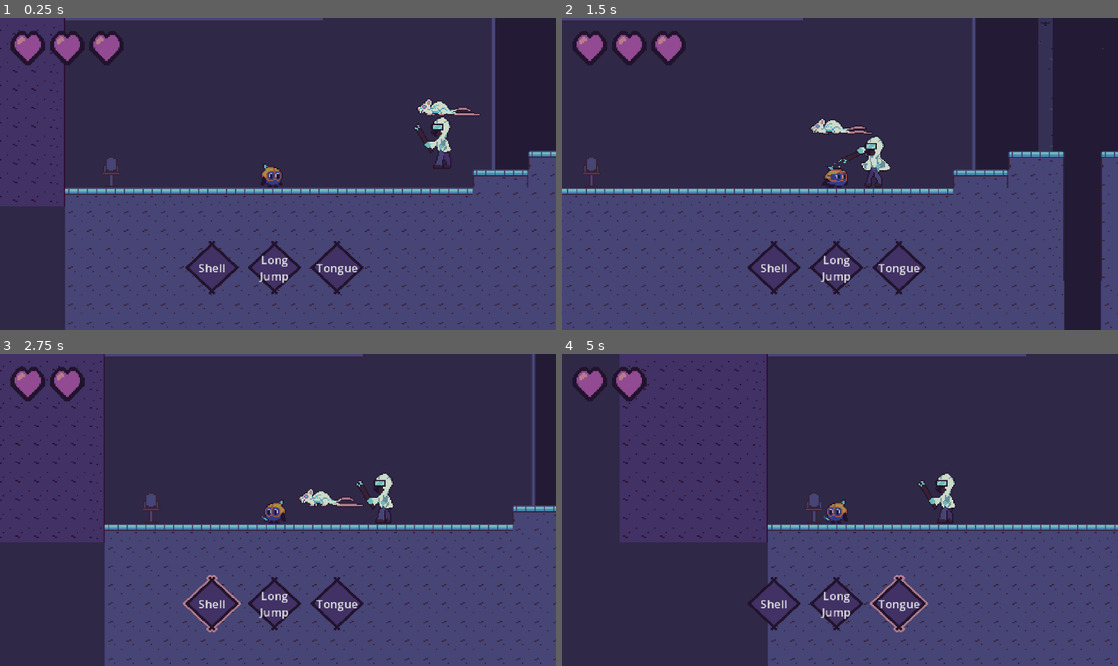
Above: before the commit, frames 1-4 (two rows, left to right).
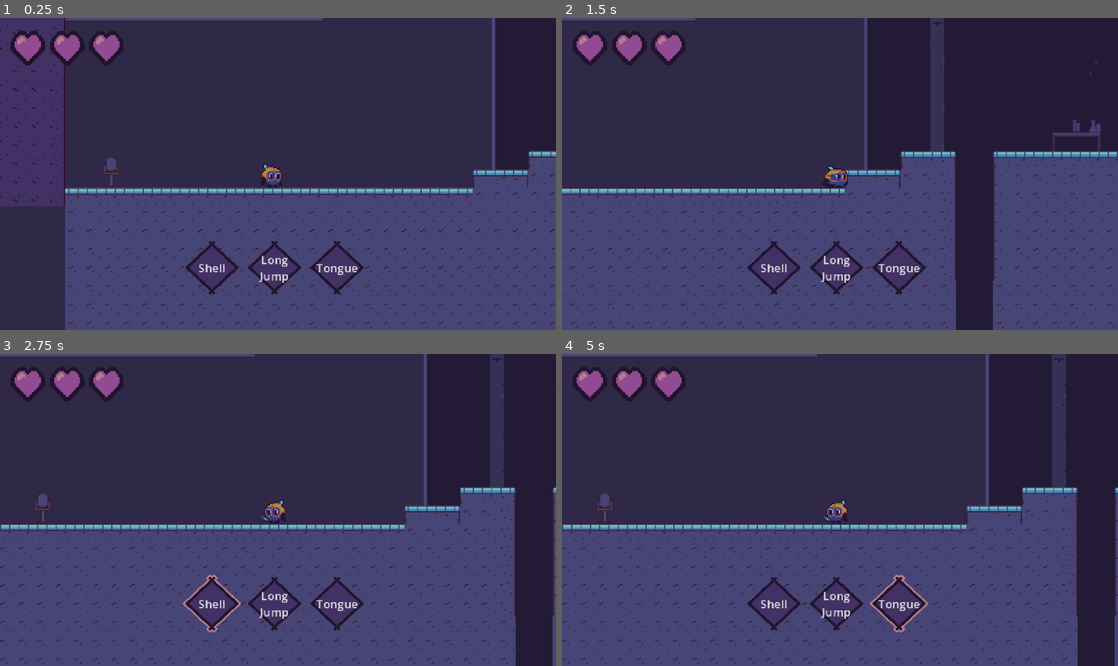
Above: after the commit, the same moments.

Repository: crystie-021/mutation-2.0
Game: Godot game, scene res://scenes/level.tscn
The game is run twice, just before and just after one commit, with the same random seed, the same clock (stepped at 60 frames per second) and the same inputs.
Inputs (mouse positions are in pixels of both pictures, inside the frame that each line leads up to):
- Up to frame 1 (0.25 s): no input
- Up to frame 2 (1.5 s): move the mouse to (962, 158) at 0.52 s; hold Right (ui_right) from 0.53 s (still down); click (962, 158) at 0.6 s; tap G (long_jump) at 0.77 s; move the mouse to (728, 189) at 1.27 s; tap Shift (dash) at 1.35 s
- Up to frame 3 (2.75 s): tap G (long_jump) at 1.52 s; click (166, 525) at 1.55 s; move the mouse to (333, 441) at 2.02 s; release Right (ui_right) at 2.03 s; hold Left (ui_left) from 2.03 s (still down); hold 1 (one) from 2.03 s (still down); click (333, 441) at 2.3 s
- Up to frame 4 (5 s): move the mouse to (812, 572) at 2.77 s; release Left (ui_left) at 2.78 s; release 1 (one) at 2.78 s; hold Right (ui_right) 2.78-4.28 s; tap S (shell) at 2.85 s; tap G (long_jump) at 3.02, 3.77, 4.52 s; click (812, 572) at 3.05 s; move the mouse to (1006, 556) at 3.52 s; click (1006, 556) at 3.6 s; move the mouse to (673, 463) at 4.27 s; hold Left (ui_left) from 4.28 s (still down); tap 3 (three) at 4.35 s; click (673, 463) at 4.55 s

The runs differ from the first frame. In frame 1, 0.7% of the frame differs, in the area x 74-87%, y 25-49%; in frame 2, 14%; in frame 3, 25%; in frame 4, 36%, in the area x 0-100%, y 0-100%.

Commit message:
minor deletions and additions

Diff:
--- a/Scenes/Player.tscn
+++ b/Scenes/Player.tscn
@@ -298,8 +298,9 @@
 [node name="AnimatedSprite2D" type="AnimatedSprite2D" parent="." unique_id=1880076188]
 position = Vector2(0, -16)
 sprite_frames = SubResource("SpriteFrames_gl8cc")
-animation = &"slash"
+animation = &"blink"
 autoplay = "idle"
+frame_progress = 0.29238015
 
 [node name="Camera2D" type="Camera2D" parent="." unique_id=2085848399]
 offset = Vector2(4, 4)
--- a/scenes/level 2.tscn
+++ b/scenes/level 2.tscn
@@ -3,8 +3,6 @@
 [ext_resource type="Script" uid="uid://casmk5ap0q8q5" path="res://scripts/level_2.gd" id="1_jnpkv"]
 [ext_resource type="PackedScene" uid="uid://pvrx5jb4wwcu" path="res://scenes/player.tscn" id="2_1rcsi"]
 [ext_resource type="Texture2D" uid="uid://ds38mc7nln4dc" path="res://art/mutant_tileset.png" id="3_jnpkv"]
-[ext_resource type="PackedScene" uid="uid://ck0kx1r3yly28" path="res://scenes/scientist.tscn" id="4_hqhmd"]
-[ext_resource type="PackedScene" uid="uid://oqid4rjges7h" path="res://scenes/rat.tscn" id="5_5a11g"]
 [ext_resource type="PackedScene" uid="uid://bnei1r53tf63l" path="res://scenes/wall.tscn" id="6_1rcsi"]
 [ext_resource type="Script" uid="uid://dgtoaisr4j3r3" path="res://scripts/wall_trigger.gd" id="7_jnpkv"]
 
@@ -178,13 +176,6 @@
 
 [node name="rightpointer" type="Marker2D" parent="." unique_id=78342157]
 
-[node name="scientist" parent="." unique_id=1062882755 instance=ExtResource("4_hqhmd")]
-position = Vector2(634, 89)
-
-[node name="Rat" parent="." unique_id=1404092030 instance=ExtResource("5_5a11g")]
-position = Vector2(464, 101)
-up_direction = Vector2(0.0024999923, 0.9999969)
-
 [node name="Wall" parent="." unique_id=1573955824 instance=ExtResource("6_1rcsi")]
 position = Vector2(-1, 23)
 
--- a/scenes/level 3.tscn
+++ b/scenes/level 3.tscn
@@ -2,8 +2,6 @@
 
 [ext_resource type="PackedScene" uid="uid://pvrx5jb4wwcu" path="res://scenes/player.tscn" id="2_gu4el"]
 [ext_resource type="Texture2D" uid="uid://ds38mc7nln4dc" path="res://art/mutant_tileset.png" id="3_ov646"]
-[ext_resource type="PackedScene" uid="uid://ck0kx1r3yly28" path="res://scenes/scientist.tscn" id="4_vx7n1"]
-[ext_resource type="PackedScene" uid="uid://oqid4rjges7h" path="res://scenes/rat.tscn" id="5_25uk8"]
 
 [sub_resource type="TileSetAtlasSource" id="TileSetAtlasSource_obx1f"]
 texture = ExtResource("3_ov646")
@@ -170,10 +168,3 @@
 [node name="leftpointer" type="Marker2D" parent="." unique_id=977936828]
 
 [node name="rightpointer" type="Marker2D" parent="." unique_id=78342157]
-
-[node name="scientist" parent="." unique_id=1062882755 instance=ExtResource("4_vx7n1")]
-position = Vector2(241, 55)
-
-[node name="Rat" parent="." unique_id=1404092030 instance=ExtResource("5_25uk8")]
-position = Vector2(747, 66)
-up_direction = Vector2(0.0024999923, 0.9999969)
--- a/scenes/level.tscn
+++ b/scenes/level.tscn
@@ -4,9 +4,7 @@
 [ext_resource type="Script" uid="uid://bmjlvpgugpuar" path="res://scripts/level_1.gd" id="1_mx8sn"]
 [ext_resource type="Texture2D" uid="uid://tguhwnhpewsk" path="res://art/ceiling_BG.png" id="2_klq6b"]
 [ext_resource type="PackedScene" uid="uid://pvrx5jb4wwcu" path="res://scenes/player.tscn" id="2_w7c3h"]
-[ext_resource type="PackedScene" uid="uid://oqid4rjges7h" path="res://scenes/rat.tscn" id="3_mx8sn"]
 [ext_resource type="Texture2D" uid="uid://vc50st2tl5kc" path="res://art/Walls_BG.png" id="4_2r41h"]
-[ext_resource type="PackedScene" uid="uid://ck0kx1r3yly28" path="res://scenes/scientist.tscn" id="4_ppgk2"]
 
 [sub_resource type="TileSetAtlasSource" id="TileSetAtlasSource_obx1f"]
 texture = ExtResource("1_6acah")
@@ -331,10 +329,3 @@
 [node name="leftpointer" type="Marker2D" parent="." unique_id=977936828]
 
 [node name="rightpointer" type="Marker2D" parent="." unique_id=78342157]
-
-[node name="scientist" parent="." unique_id=1062882755 instance=ExtResource("4_ppgk2")]
-position = Vector2(278, 23.000004)
-
-[node name="Rat" parent="." unique_id=1404092030 instance=ExtResource("3_mx8sn")]
-position = Vector2(698.00006, 17)
-up_direction = Vector2(0.0024999923, 0.9999969)
--- a/scripts/player.gd
+++ b/scripts/player.gd
@@ -7,7 +7,7 @@
 @onready var can_long_jump = false
 @onready var can_tongue = false
 @onready var can_shell = false
-
+@onready var can_idle = true
 @onready var heart_1: Panel = $Camera2D/UI/GridContainer/heart_1
 @onready var heart_2: Panel = $Camera2D/UI/GridContainer/heart_2
 @onready var heart_3: Panel = $Camera2D/UI/GridContainer/heart_3
